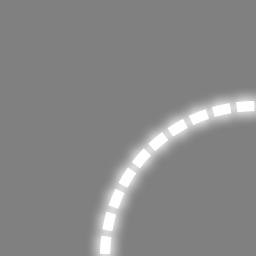
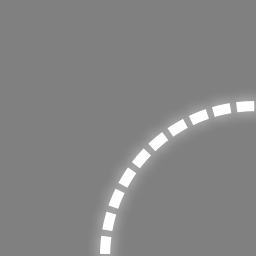
Before/after of a w=256, h=256 layered artwork. What changed in the layer stack:
pixels changed over [87, 88, 256, 256] (layer not identified)
